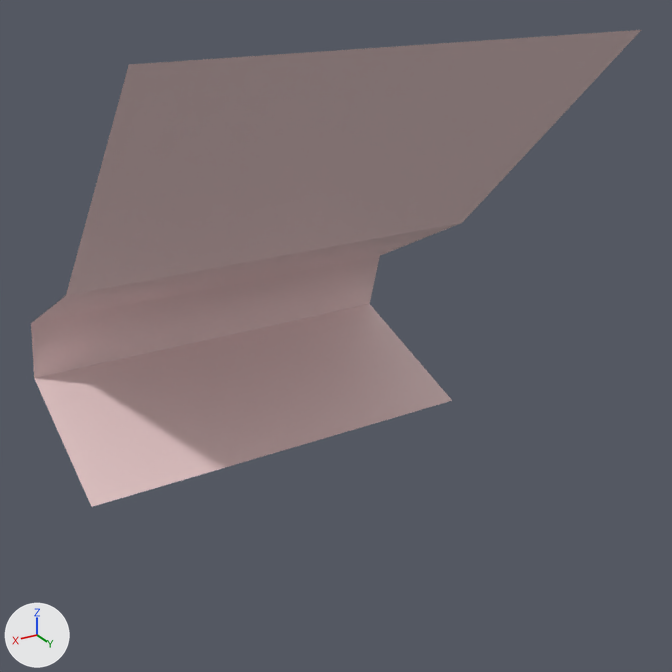
The FBX model Assets/models/environment/castle_roof_02_bottom.fbx, before and after one commit.
Both versions are drawn from a 50 mm lens placed at (11.49, 14.23, 9.3), pointed at (3.65, 1.16, 2.76). The axes (+X, +Y, +Z) are drawn at lower left. The lights are the same throughout. Where no turn or scale is listed for an object, it has been applied to the vertices.

In view in the first picture: 'castle_roof_02_bottom'.
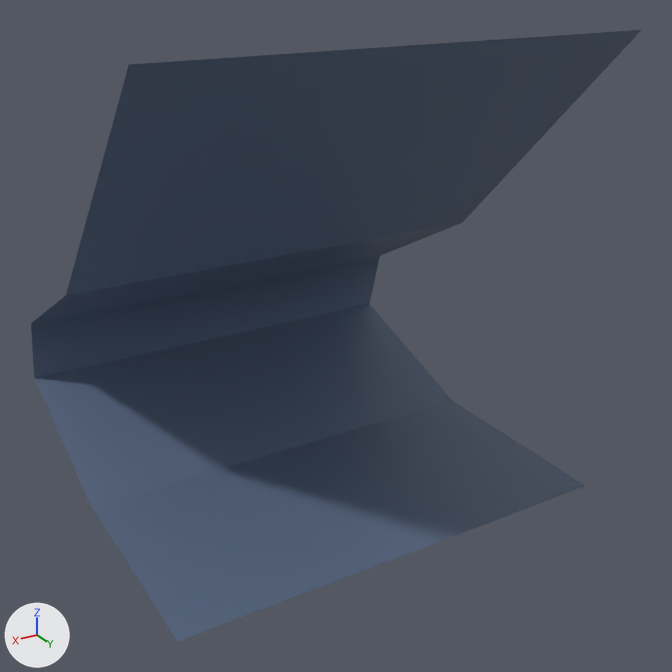
Commit message: castle almost done

Pixel boxes [x1, y1, x2, y2] of what changed, in the pictures (672 x 672 px):
'castle_roof_02_bottom', reshaped (28% taller)
    before: [31, 30, 641, 507]
    after: [31, 30, 641, 641]
part 1 of me_mesh, added (blue)
    after: [92, 401, 585, 641]
part 2 of me_mesh, recoloured (white to blue)
    both: [31, 30, 641, 507]

The change, as a list of edits to the scene's bpy script:
```text
Add mat_m_stones:
    mat_m_stones = principled_material('m_stones')
    mat_m_stones.base_color = (0.103, 0.146, 0.231)  # blue #5a6b84
Change me_mesh:
    used by ob_castle_roof_02_bottom; location = (0.0, 0.0, 0.0)
    verts and faces of me_mesh; kept vertices keep their numbers, new ones are numbered from 15
    before: 0 (8.0, 0.0, 0.0) at pixel (91, 506), 3 (0.0, 0.0, 0.0) at pixel (452, 400), 6 (4.0, 0.0, 0.0) at pixel (290, 448)
    remove me_mesh.from_pydata(...)  # 15 vertices, 8 faces; spans x 0.0..8.0, y -3.35..4.0, z 0.0..8.0
    add me_mesh.from_pydata(...)  # 18 vertices, 10 faces; spans x 0.0..8.0, y -3.35..4.0, z 0.0..8.0
    me_mesh part 1
    add for new, old in zip([15, 16, 17], [0, 3, 6]): verts[new] = verts[old] + (0.0, 4.0, 0.0)
    add faces += [(0, 6, 17, 15), (3, 16, 17, 6)]
    me_mesh part 2: 8 faces spanning x 0.0..8.0, y -3.35..4.0, z 0.0..8.0 switch from mat_m_castle_02 (white #edd0d0) to mat_m_stones (blue #5a6b84)
```
